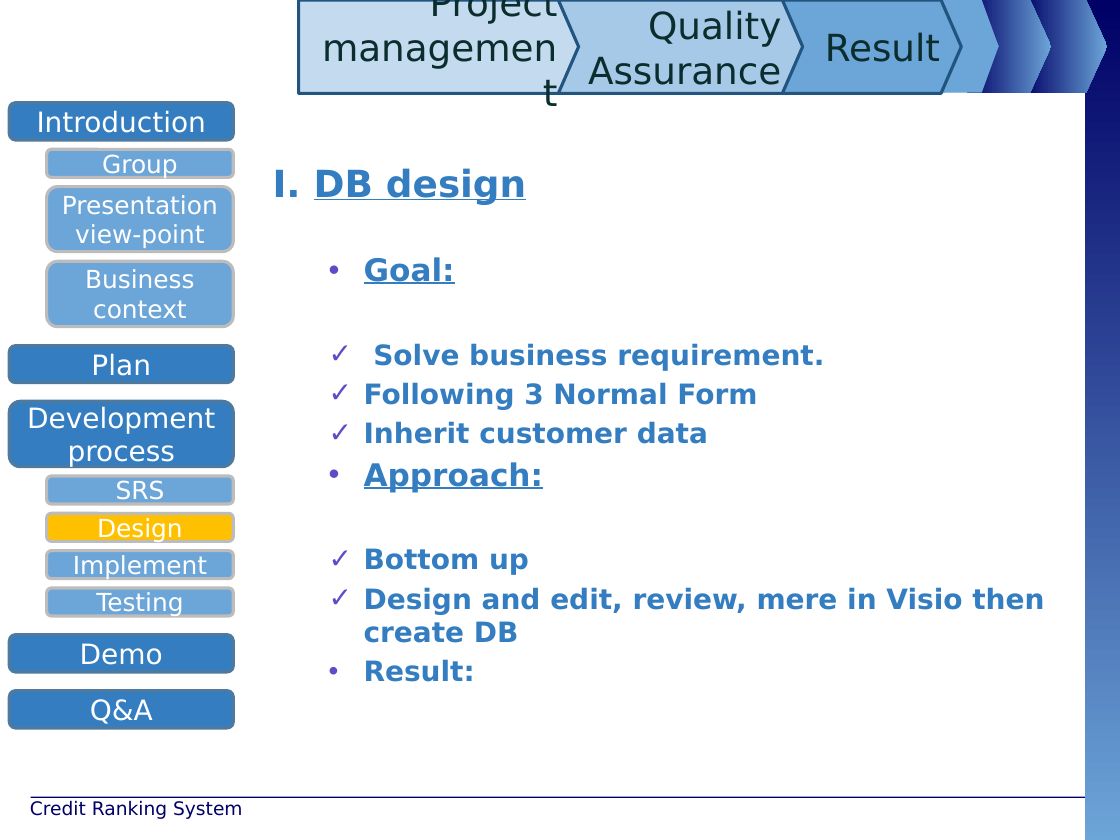
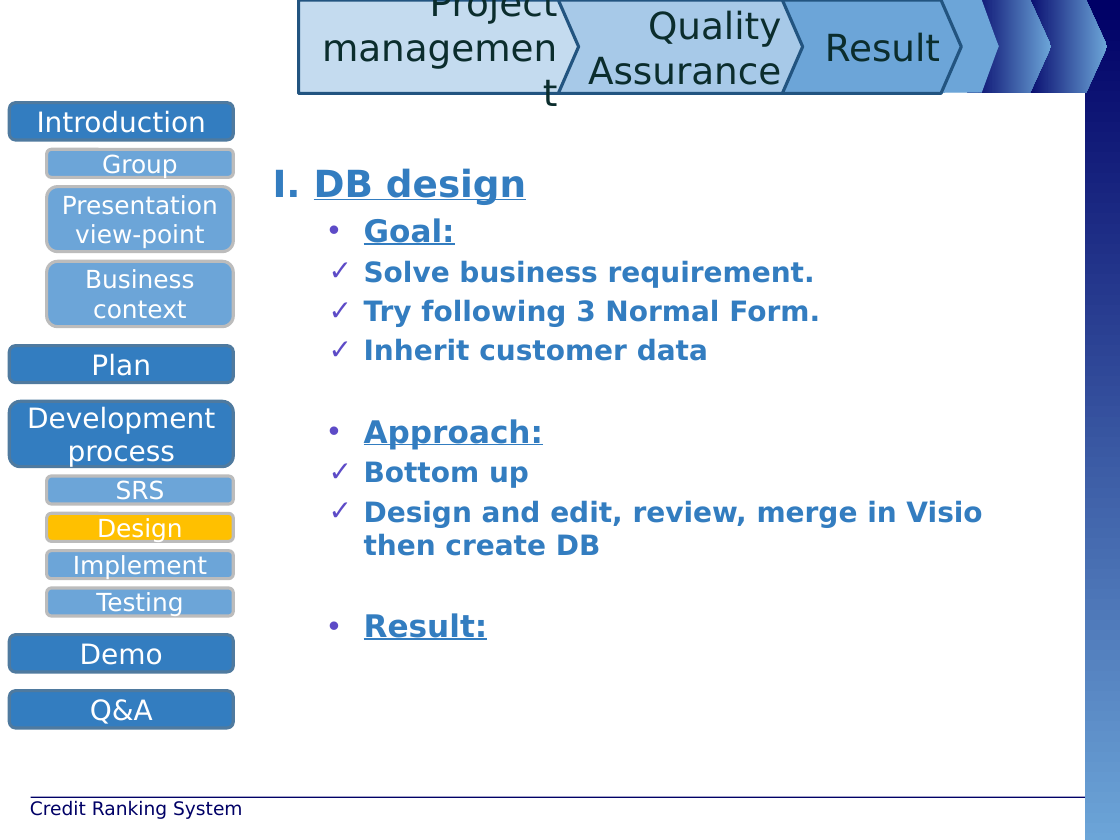
Before and after one commit to maily89/fbdm, a slide deck: slide 27 of Deliverables/FBD - slide.pptx (slide 28 before the commit). Drawn at 1120x840 pixels with LibreOffice and Linux fonts; fonts in the diff are those of the drawing; background and template pictures are left out. Boxes give left, top, right and bottom in pixels: in the first picture for what was removed or moved away, otherwise in the second. Text is boxed around its words. In the diff, an @@ line names an element or a change of style, - is before the commit and + after.

```diff
--- a/Deliverables/FBD - slide.pptx
+++ b/Deliverables/FBD - slide.pptx
@@ text at (364,299,820,327): text changed @@
-  ✓ Following 3 Normal Form
+  ✓ Try following 3 Normal Form.
@@ text at (364,500,982,556): text changed @@
-  ✓ Design and edit, review, mere in Visio then create DB
+  ✓ Design and edit, review, merge in Visio then create DB
@@ text at (364,613,488,640): size 18 to 20 pt, underline on in "Result:" @@
```
Also in this commit, not shown: 10 other slides changed, 1 slide removed.
